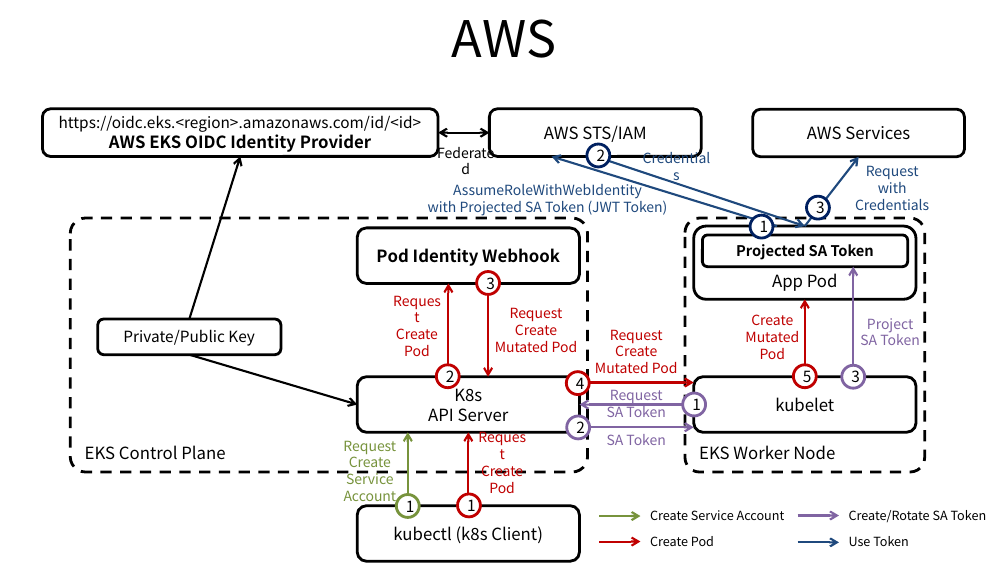
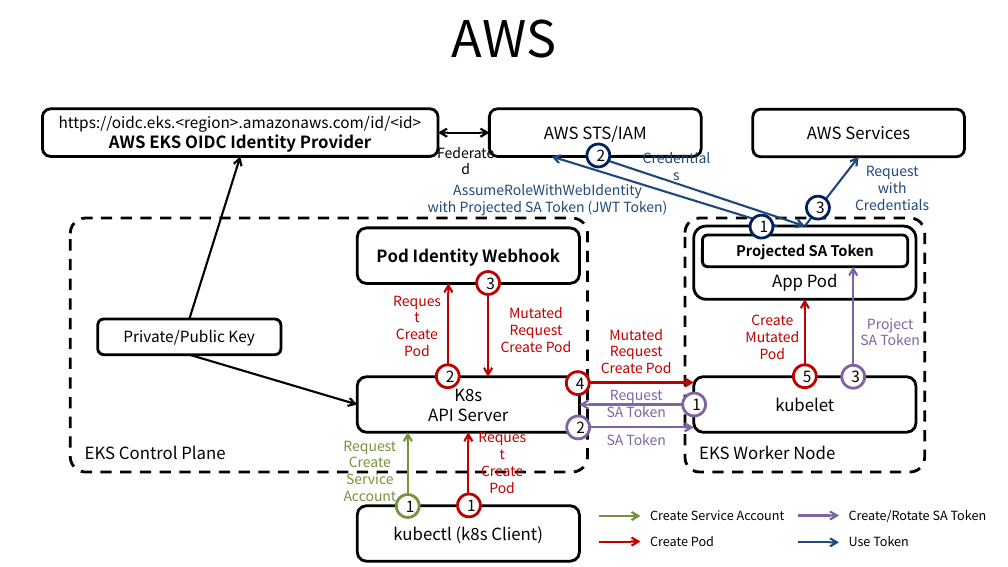
Before and after one commit to ssup2/blog-old, a slide deck: slide 1 of images/theory_analysis/AWS_EKS_Service_Account_IAM_Role/AWS_EKS_Service_Account_IAM_Role.pptx. Drawn at 1008x567 pixels with LibreOffice and Linux fonts; fonts in the diff are those of the drawing. Boxes give left, top, right and bottom in pixels: in the first picture for what was removed or moved away, otherwise in the second. Text is boxed around its words. In the diff, an @@ line names an element or a change of style, - is before the commit and + after.

```diff
--- a/images/theory_analysis/AWS_EKS_Service_Account_IAM_Role/AWS_EKS_Service_Account_IAM_Role.pptx
+++ b/images/theory_analysis/AWS_EKS_Service_Account_IAM_Role/AWS_EKS_Service_Account_IAM_Role.pptx
@@ text at box(509, 307, 563, 318): paragraph added @@
+Mutated
@@ text at box(609, 329, 663, 340): paragraph added @@
+Mutated
@@ text at box(501, 338, 572, 352): text changed @@
-Create
-Mutated Pod
+Create Pod
@@ text at box(601, 362, 672, 373): text changed @@
-Create
-Mutated Pod
+Create Pod
```
Also in this commit, not shown: 1 other file.
